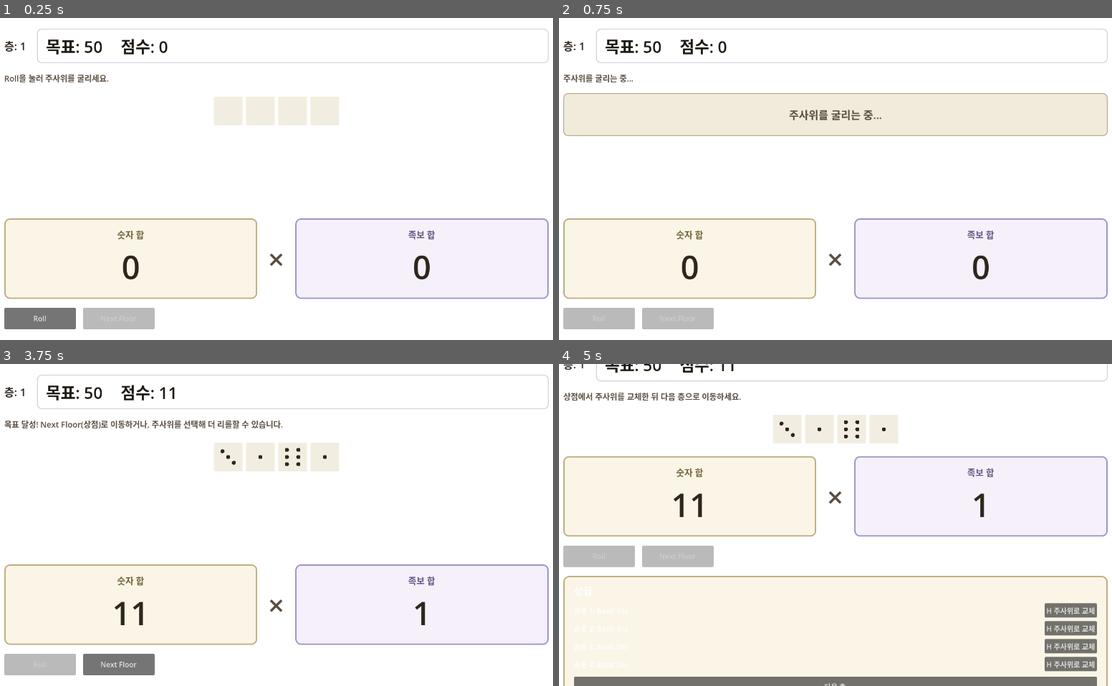
Above: before the commit, frames 1-4 (two rows, left to right).
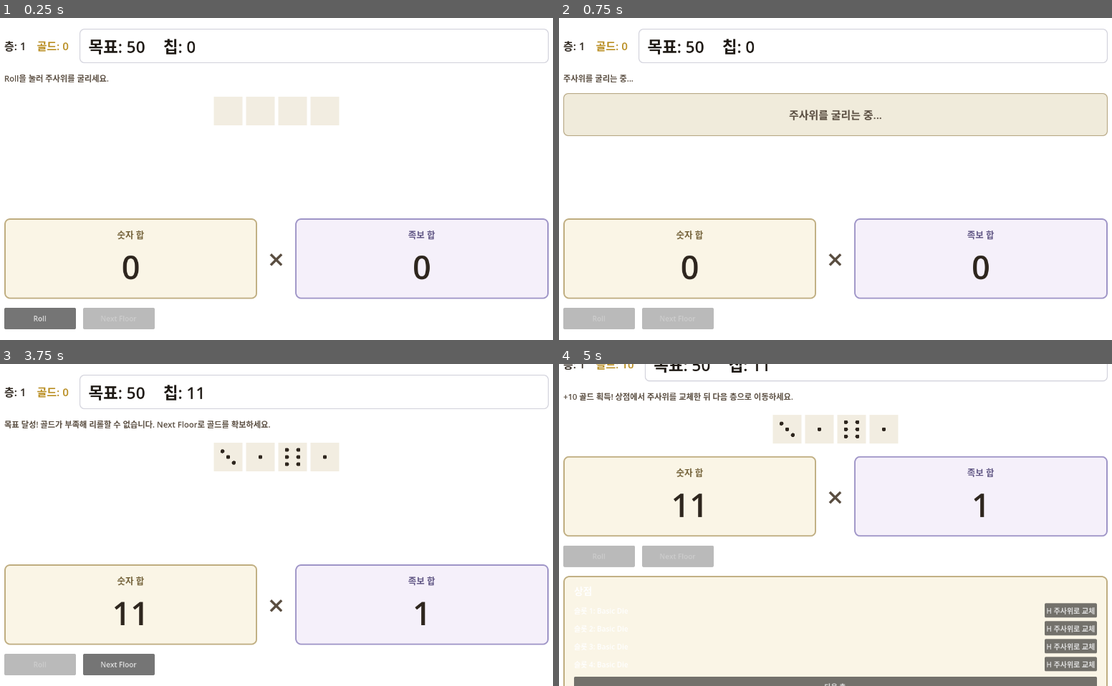
Above: after the commit, the same moments.

Repository: NyongNyongNyong/cat_dice_game
Game: Godot game, scene res://scenes/game/main.tscn
The game is run twice, just before and just after one commit, with the same random seed, the same clock (stepped at 60 frames per second) and the same inputs.
Inputs (mouse positions are in pixels of both pictures, inside the frame that each line leads up to):
- Up to frame 1 (0.25 s): no input
- Up to frame 2 (0.75 s): click "Roll" at 0.5 s
- Up to frame 3 (3.75 s): move the mouse to (226, 457) at 1.27 s; click (226, 457) at 1.42 s; move the mouse to (259, 457) at 2.02 s; click (259, 457) at 2.17 s; tap Enter at 2.75 s; move the mouse to (293, 457) at 2.77 s; click (293, 457) at 2.92 s; move the mouse to (326, 457) at 3.52 s; click (326, 457) at 3.67 s
- Up to frame 4 (5 s): click "Next Floor" at 4.25 s

The runs differ from the first frame. In frame 1, 0.7% of the frame differs, in the area x 6-36%, y 3-14%; in frame 2, 0.7%; in frame 3, 1.4%, in the area x 6-52%, y 3-21%; in frame 4, 1.1%.

Commit message:
feat: gold economy overkill rewards and reroll cost

Diff:
--- /dev/null
+++ b/game/data/economy/gold_reward.json
@@ -0,0 +1,8 @@
+{
+  "version": 1,
+  "interval_ratio": 0.5,
+  "reroll_cost": 1,
+  "gdd_ref": "§10.2",
+  "spec_ref": "docs/design/systems/gold-economy.md",
+  "note": "런타임 로드는 추후. 현재 gold_calculator.gd 상수와 동기화."
+}
--- a/game/scenes/game/run_scene.tscn
+++ b/game/scenes/game/run_scene.tscn
@@ -115,6 +115,12 @@
 theme_override_font_sizes/font_size = 24
 text = "층: 1"
 
+[node name="GoldLabel" type="Label" parent="MarginContainer/VBox/Header"]
+layout_mode = 2
+theme_override_colors/font_color = Color(0.72, 0.55, 0.12, 1)
+theme_override_font_sizes/font_size = 24
+text = "골드: 0"
+
 [node name="ScoreHeaderPanel" type="PanelContainer" parent="MarginContainer/VBox/Header" unique_id=1643073618]
 layout_mode = 2
 size_flags_horizontal = 3
@@ -134,7 +140,7 @@
 layout_mode = 2
 theme_override_colors/font_color = Color(0.12, 0.1, 0.08, 1)
 theme_override_font_sizes/font_size = 36
-text = "점수: 0"
+text = "칩: 0"
 
 [node name="StatusLabel" type="Label" parent="MarginContainer/VBox" unique_id=1293270232]
 layout_mode = 2
--- a/game/scripts/autoload/run_manager.gd
+++ b/game/scripts/autoload/run_manager.gd
@@ -1,6 +1,7 @@
 extends Node
 
 const DiceRosterScript := preload("res://scripts/core/dice_roster.gd")
+const GoldCalculator := preload("res://scripts/core/gold_calculator.gd")
 
 # hand-scoring-v2 playtest targets (Σ(숫자) × Σ(족보) 스케일)
 const FLOOR_TARGETS: Array[int] = [5, 5, 5, 5, 5]
@@ -10,11 +11,13 @@
 var current_floor: int = 1
 var target_score: int = 5
 var current_score: int = 0
+var gold: int = 0
 var run_finished: bool = false
 var _dice_roster: RefCounted
 
 signal floor_changed(floor: int, target: int)
 signal score_changed(score: int)
+signal gold_changed(gold: int)
 signal run_completed()
 signal roster_changed()
 
@@ -23,6 +26,7 @@
 	run_finished = false
 	current_floor = 1
 	current_score = 0
+	gold = 0
 	_dice_roster = DiceRosterScript.new()
 	_dice_roster.reset_to_starting()
 	roster_changed.emit()
@@ -41,6 +45,35 @@
 
 func can_advance_floor() -> bool:
 	return not run_finished and current_score >= target_score
+
+
+func has_met_chip_target() -> bool:
+	return current_score >= target_score
+
+
+func can_afford_reroll() -> bool:
+	if not has_met_chip_target():
+		return true
+	return gold >= GoldCalculator.REROLL_GOLD_COST
+
+
+func try_spend_reroll_gold() -> bool:
+	if not has_met_chip_target():
+		return true
+	if gold < GoldCalculator.REROLL_GOLD_COST:
+		return false
+	gold -= GoldCalculator.REROLL_GOLD_COST
+	gold_changed.emit(gold)
+	return true
+
+
+func collect_round_gold() -> int:
+	var earned: int = GoldCalculator.calculate_reward(current_score, target_score)
+	if earned <= 0:
+		return 0
+	gold += earned
+	gold_changed.emit(gold)
+	return earned
 
 
 func advance_floor() -> void:
--- /dev/null
+++ b/game/scripts/core/gold_calculator.gd
@@ -0,0 +1,27 @@
+class_name GoldCalculator
+extends RefCounted
+
+const DEFAULT_INTERVAL_RATIO := 0.5
+const REROLL_GOLD_COST := 1
+
+
+static func calculate_reward(
+	final_chips: int,
+	target_chips: int,
+	interval_ratio: float = DEFAULT_INTERVAL_RATIO
+) -> int:
+	if target_chips <= 0 or final_chips < target_chips:
+		return 0
+
+	var interval := int(floor(float(target_chips) * interval_ratio))
+	if interval <= 0:
+		return 1
+
+	var excess := final_chips - target_chips
+	var tiers := int(floor(float(excess) / float(interval)))
+	return _gold_for_tiers(tiers)
+
+
+static func _gold_for_tiers(tiers: int) -> int:
+	var steps := tiers + 1
+	return int(steps * (steps + 1) / 2)
--- /dev/null
+++ b/game/scripts/core/gold_calculator_spec_test.gd
@@ -0,0 +1,34 @@
+extends SceneTree
+
+const GoldCalculatorScript := preload("res://scripts/core/gold_calculator.gd")
+
+var _failed := 0
+
+
+func _init() -> void:
+	_expect_reward(100, 100, 100, 1)
+	_expect_reward(149, 100, 100, 1)
+	_expect_reward(150, 100, 100, 3)
+	_expect_reward(199, 100, 100, 3)
+	_expect_reward(200, 100, 100, 6)
+	_expect_reward(249, 100, 100, 6)
+	_expect_reward(250, 100, 100, 10)
+	_expect_reward(300, 100, 100, 15)
+	_expect_reward(350, 100, 100, 21)
+	_expect_reward(99, 100, 100, 0)
+	_expect_reward(100, 0, 100, 0)
+
+	if _failed > 0:
+		push_error("Gold calculator spec tests failed: %d" % _failed)
+	quit(_failed)
+
+
+func _expect_reward(final_chips: int, target_chips: int, _label: int, expected: int) -> void:
+	var got := GoldCalculatorScript.calculate_reward(final_chips, target_chips)
+	if got != expected:
+		_fail("S=%d T=%d" % [final_chips, target_chips], expected, got)
+
+
+func _fail(label: String, expected: int, got: int) -> void:
+	_failed += 1
+	push_error("%s: expected %d got %d" % [label, expected, got])
--- a/game/scripts/core/round_controller.gd
+++ b/game/scripts/core/round_controller.gd
@@ -42,7 +42,7 @@
 	if phase == RoundPhase.Phase.IDLE:
 		return true
 	if phase == RoundPhase.Phase.REROLL_READY:
-		return selected_die_index >= 0
+		return selected_die_index >= 0 and RunManager.can_afford_reroll()
 	return false
 
 
@@ -164,6 +164,8 @@
 func _reroll_selected_die() -> void:
 	if selected_die_index < 0 or selected_die_index >= dice_values.size():
 		return
+	if not RunManager.try_spend_reroll_gold():
+		return
 
 	last_rerolled_die_index = selected_die_index
 	dice_faces[selected_die_index] = _roll_die_face(selected_die_index)
--- a/game/scripts/ui/run_scene.gd
+++ b/game/scripts/ui/run_scene.gd
@@ -3,6 +3,7 @@
 const DICE_SCENE := preload("res://scenes/dice/dice.tscn")
 
 @onready var _floor_label: Label = $MarginContainer/VBox/Header/FloorLabel
+@onready var _gold_label: Label = $MarginContainer/VBox/Header/GoldLabel
 @onready var _target_label: Label = $MarginContainer/VBox/Header/ScoreHeaderPanel/ScoreHeaderRow/TargetScoreLabel
 @onready var _current_label: Label = $MarginContainer/VBox/Header/ScoreHeaderPanel/ScoreHeaderRow/CurrentScoreLabel
 @onready var _status_label: Label = $MarginContainer/VBox/StatusLabel
@@ -27,6 +28,7 @@
 var _dice_views: Array[Control] = []
 var _hovered_dice_index := -1
 var _score_after_reroll := false
+var _last_round_gold_earned := 0
 
 
 func _ready() -> void:
@@ -54,6 +56,7 @@
 
 	RunManager.floor_changed.connect(_on_floor_changed)
 	RunManager.score_changed.connect(_on_score_changed)
+	RunManager.gold_changed.connect(_on_gold_changed)
 	RunManager.run_completed.connect(_on_run_completed)
 	RunManager.roster_changed.connect(_on_roster_changed)
 
@@ -202,6 +205,7 @@
 	_reroll_preview_presenter.set_active(false)
 	_reroll_preview_presenter.hide_preview()
 	_clear_dice_selection()
+	_last_round_gold_earned = RunManager.collect_round_gold()
 	_shop_presenter.open(
 		RunManager.get_dice_roster(),
 		RunManager.get_shop_replace_offer_id()
@@ -260,11 +264,17 @@
 func _on_floor_changed(floor: int, target: int) -> void:
 	_floor_label.text = "층: %d" % floor
 	_target_label.text = "목표: %d" % target
+	_last_round_gold_earned = 0
 	_sync_ui()
 
 
 func _on_score_changed(score: int) -> void:
-	_current_label.text = "점수: %d" % score
+	_current_label.text = "칩: %d" % score
+	_sync_ui()
+
+
+func _on_gold_changed(amount: int) -> void:
+	_gold_label.text = "골드: %d" % amount
 	_sync_ui()
 
 
@@ -278,6 +288,7 @@
 
 
 func _sync_ui() -> void:
+	_gold_label.text = "골드: %d" % RunManager.gold
 	var shop_open: bool = _is_shop_open()
 	_roll_button.disabled = shop_open or not _round.can_roll() or RunManager.run_finished
 	_next_floor_button.disabled = (
@@ -296,7 +307,12 @@
 		return
 
 	if _is_shop_open():
-		_status_label.text = "상점에서 주사위를 교체한 뒤 다음 층으로 이동하세요."
+		if _last_round_gold_earned > 0:
+			_status_label.text = (
+				"+%d 골드 획득! 상점에서 주사위를 교체한 뒤 다음 층으로 이동하세요." % _last_round_gold_earned
+			)
+		else:
+			_status_label.text = "상점에서 주사위를 교체한 뒤 다음 층으로 이동하세요."
 		return
 
 	match _round.phase:
@@ -305,14 +321,22 @@
 		RoundPhase.Phase.ROLLING:
 			_status_label.text = "주사위를 굴리는 중..."
 		RoundPhase.Phase.SCORING:
-			_status_label.text = "점수를 계산하는 중..."
+			_status_label.text = "칩을 계산하는 중..."
 		RoundPhase.Phase.REROLL_READY:
 			if _round.selected_die_index >= 0:
-				_status_label.text = "Roll을 눌러 선택한 주사위를 다시 굴리세요."
+				if RunManager.has_met_chip_target() and not RunManager.can_afford_reroll():
+					_status_label.text = "골드가 부족해 리롤할 수 없습니다. 선택을 해제하거나 Next Floor로 이동하세요."
+				else:
+					_status_label.text = "Roll을 눌러 선택한 주사위를 다시 굴리세요."
 			elif RunManager.can_advance_floor():
-				_status_label.text = (
-					"목표 달성! Next Floor(상점)로 이동하거나, 주사위를 선택해 더 리롤할 수 있습니다."
-				)
+				if RunManager.can_afford_reroll():
+					_status_label.text = (
+						"목표 달성! 리롤 1골드 — 더 높은 구간을 노리거나 Next Floor(상점)로 이동하세요."
+					)
+				else:
+					_status_label.text = (
+						"목표 달성! 골드가 부족해 리롤할 수 없습니다. Next Floor로 골드를 확보하세요."
+					)
 			else:
 				_status_label.text = (
 					"주사위에 마우스를 올려 리롤 효과를 확인하고, 클릭해 선택하세요."
Not shown, changed: docs/design/systems/README.md
Not shown, added: docs/design/systems/gold-economy.md
Not shown, added: docs/design/tasks/gold-economy-tasks.md
Not shown, changed: docs/gdd-cat-tower-casino.md
